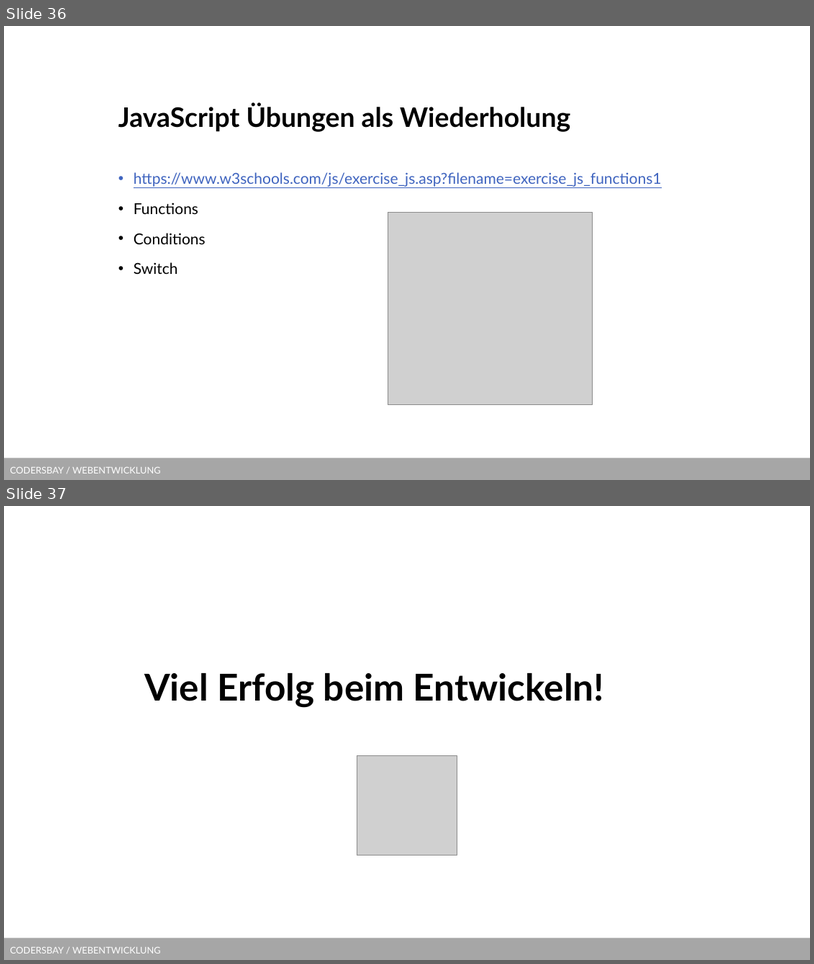
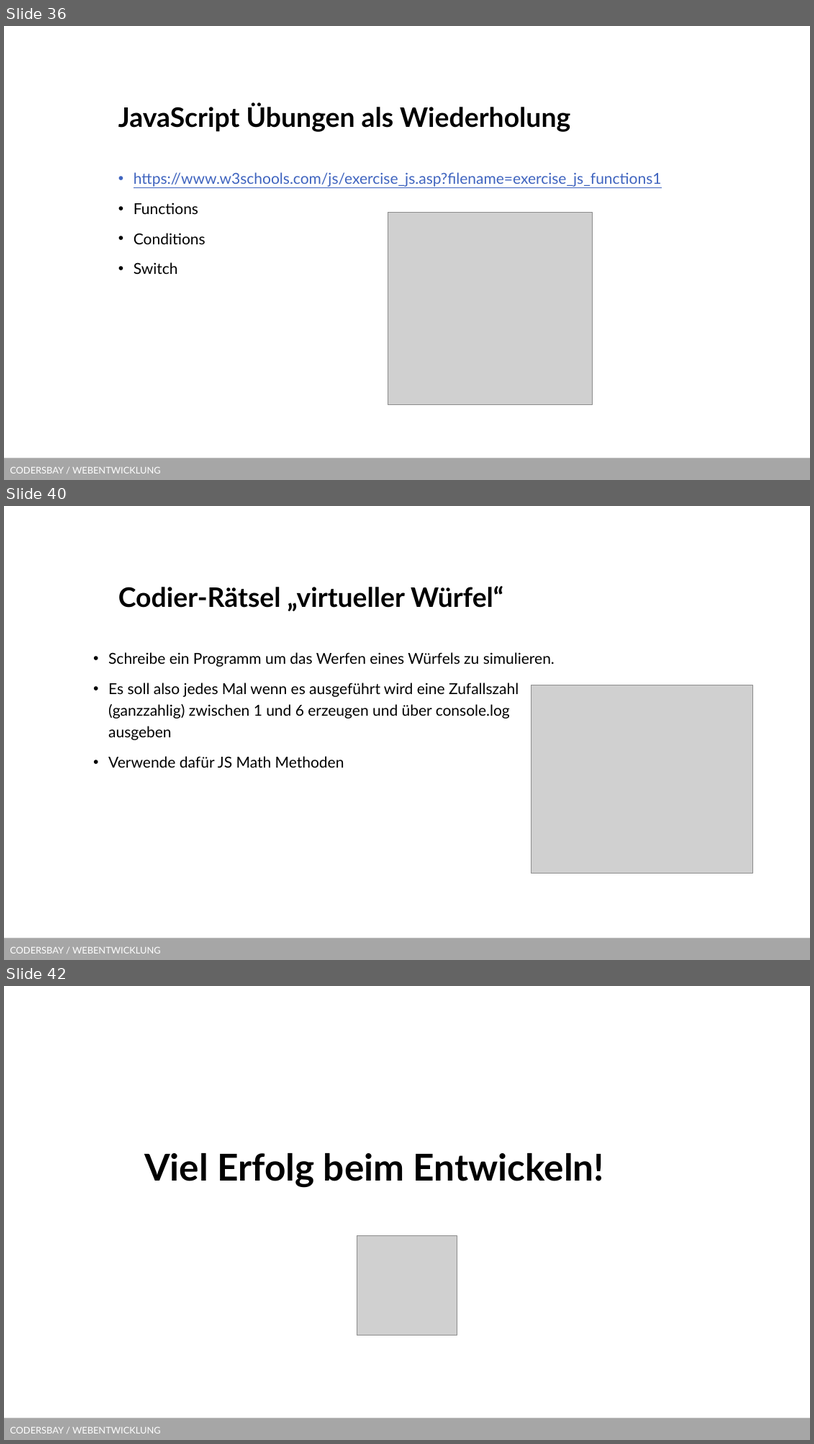
Before and after one commit to kodo89/Webentwicklung_23_24, a slide deck: 7. Javascript/Slides/JS Grundlagen 2.pptx. Shown one above the other, each under a label of ours: slides 36 and 37 before the commit, slides 36, 40 and 42 after it; the slides between them are not shown. The pictures are 814x964 and 814x1444 pixels, drawn with LibreOffice and Linux fonts; fonts in the diff are those of the drawing; grey boxes stand for pictures; background and template pictures are left out. Boxes give left, top, right and bottom in pixels: in the first picture for what was removed or moved away, otherwise in the second. Text is boxed around its words. In the diff, an @@ line names an element or a change of style, - is before the commit and + after.

```diff
--- a/7. Javascript/Slides/JS Grundlagen 2.pptx
+++ b/7. Javascript/Slides/JS Grundlagen 2.pptx
@@ slide 40 added at (4,506,810,960), background #FFFFFF; not listed: 1 template element that a slide beside it also shows @@
@@ title added at (118,586,504,611), 32 pt, text #000000, bold @@
+Codier-Rätsel „virtueller Würfel“
@@ text added at (108,652,555,767), 18 pt, text #000000 @@
+• Schreibe ein Programm um das Werfen eines Würfels zu simulieren.
+• Es soll also jedes Mal wenn es ausgeführt wird eine Zufallszahl (ganzzahlig) zwischen 1 und 6 erzeugen und über console.log ausgeben
+• Verwende dafür JS Math Methoden
@@ picture added at (532,685,754,872) @@
@@ what was slide 37 is now slide 42 @@
```
Also in this commit, not shown: 4 other slides added, 2 other files.
